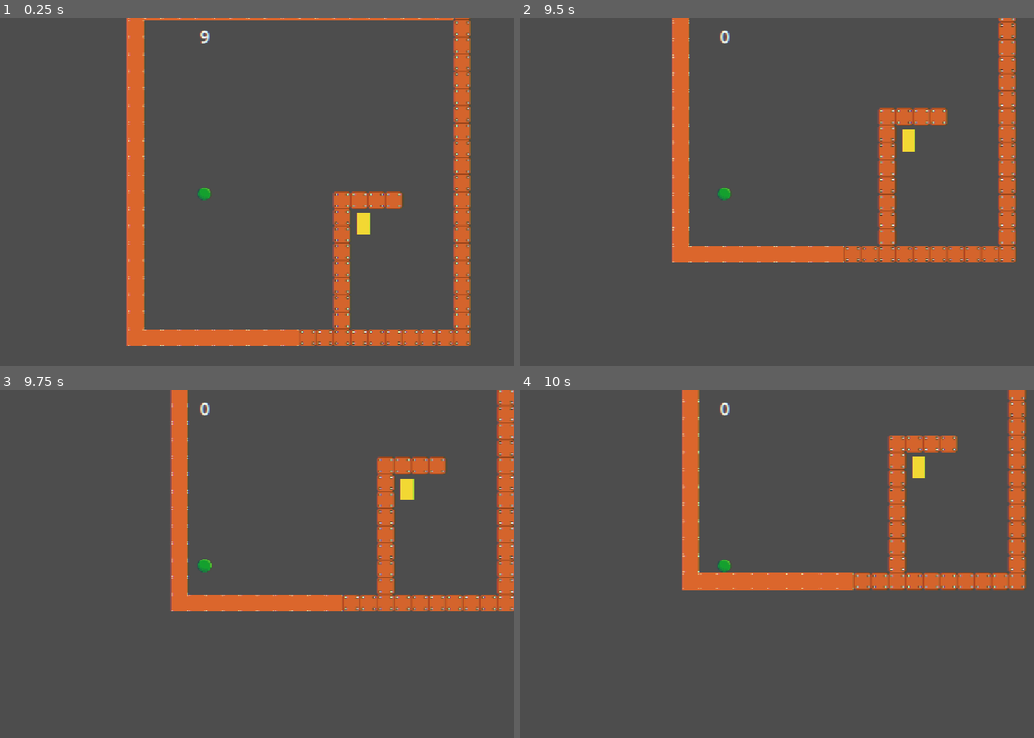
Above: before the commit, frames 1-4 (two rows, left to right).
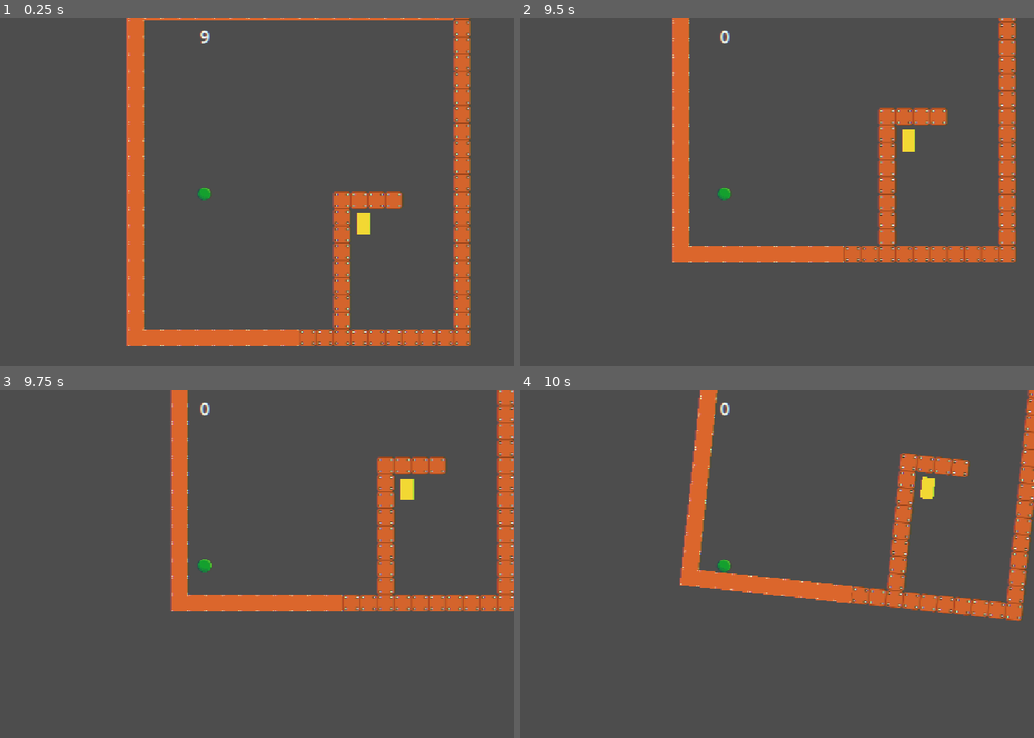
Above: after the commit, the same moments.

Repository: swan-eternal/clockwork
Game: Godot game, scene res://scenes/levels/L3.tscn
Same seed, same stepped clock (60 frames per second), same inputs: the game is played once before the commit and once after it. This scene is started directly instead of the project's main scene.
Inputs:
- Up to frame 1 (0.25 s): no input
- Up to frame 2 (9.5 s): tap Enter (ui_accept) at 0.5, 0.77, 1.52, 3.02, 3.77, 4.25, 4.52, 6.02, 6.77, 7.25, 7.52, 9.02 s; hold Right (ui_right) 0.53-2.03 s; hold Left (ui_left) 2.03-4.28 s; hold Right (ui_right) 4.28-8.03 s; hold Left (ui_left) from 8.03 s (still down)
- Up to frame 3 (9.75 s): release Left (ui_left) at 9.53 s; hold Right (ui_right) from 9.53 s (still down)
- Up to frame 4 (10 s): keep holding Right (ui_right); tap Enter (ui_accept) at 9.77 s

Frames 1-3 are identical in both runs. In frame 4, 11% of the frame differs, in the area x 30-100%, y 0-67%.

Commit message:
Phase 3 fix: camera rotation works + shortest-arc tween
Camera was created but its view never actually rotated on clock ticks. Root cause: Camera2D.ignore_rotation defaults to true, which in Godot 4 pins the camera's effective rotation to 0 when the parent isn't rotating -- the tween sets _camera.rotation but the visual stays still. Gravity and input remap worked because they don't touch the camera.

Fix in _create_camera(): camera.ignore_rotation = false (let our tween drive rotation) + camera.make_current() (explicit, defensive).

Also fixed a latent bug in _rotate_gravity_cw that would have surfaced once the camera started rotating: the third tick would target +PI/2 from a current rotation of -PI, a +3PI/2 jump that would tween the camera 270 degrees the long way around instead of 90. Replaced the tween target with a shortest-arc delta via a new _shortest_angle_delta() helper so each tick rotates exactly PI/2 regardless of accumulated angle.

Bundled: deleted orphan scripts/rotating_level_components.gd.uid (the .gd was removed in Phase 1 but its .uid was never staged).

Diff:
--- a/scripts/player.gd
+++ b/scripts/player.gd
@@ -143,7 +143,17 @@
 # just works without needing to set anything else.
 func _create_camera() -> Camera2D:
 	var camera := Camera2D.new()
+	# ignore_rotation defaults to true which in some Godot 4 builds
+	# effectively pins the camera's effective rotation to 0 when the
+	# parent isn't rotating -- the tween sets _camera.rotation but
+	# the visual stays still. Set false so our tween actually drives
+	# the view rotation.
+	camera.ignore_rotation = false
 	add_child(camera)
+	# Make explicit so this is always the current camera, even if
+	# another Camera2D enters the tree first (e.g., from a future
+	# scene loaded on top).
+	camera.make_current()
 	return camera
 
 func _physics_process(delta: float) -> void:
@@ -391,15 +401,32 @@
 # only matches our setup when gravity is straight down. And tweens the
 # camera rotation to the new "down" direction over
 # camera_rotation_duration seconds (not instant — a quick pan reads
-# better than a snap).
+# better than a snap). The tween uses shortest-arc delta so each tick
+# rotates exactly PI/2 regardless of the accumulated angle.
 func _rotate_gravity_cw() -> void:
 	gravity_direction = gravity_direction.rotated(-PI / 2.0)
 	up_direction = -gravity_direction
 	# Camera rotation: gravity_direction.angle() - PI/2 so the camera's
 	# local "up" points in the anti-gravity direction (Vector2.UP when
-	# gravity is straight down). Kill any in-flight tween first so a
-	# tick that fires mid-rotation starts from the current value.
+	# gravity is straight down). Use shortest-arc delta so each tick
+	# rotates exactly PI/2 regardless of the current accumulated angle
+	# -- without this, the third tick would target +PI/2 from a current
+	# rotation of -PI (a +3PI/2 swing) and the tween would spin the
+	# camera 270° the long way around instead of 90°. Kill any in-
+	# flight tween first so a tick that fires mid-rotation starts from
+	# the current value.
+	var target_angle := gravity_direction.angle() - PI / 2.0
+	var delta := _shortest_angle_delta(_camera.rotation, target_angle)
 	if _camera_tween:
 		_camera_tween.kill()
 	_camera_tween = create_tween()
-	_camera_tween.tween_property(_camera, "rotation", gravity_direction.angle() - PI / 2.0, camera_rotation_duration)
+	_camera_tween.tween_property(_camera, "rotation", _camera.rotation + delta, camera_rotation_duration)
+
+
+# Returns the shortest signed angular delta from `from` to `to`,
+# wrapped to [-PI, PI]. Used by _rotate_gravity_cw so the camera
+# tween always takes the shortest arc -- a 90° gravity rotation
+# should spin the camera 90°, not 270° the long way around when the
+# target angle crosses the -PI/PI boundary.
+func _shortest_angle_delta(from: float, to: float) -> float:
+	return fposmod(to - from + PI, TAU) - PI
Not shown, removed: scripts/rotating_level_components.gd.uid
